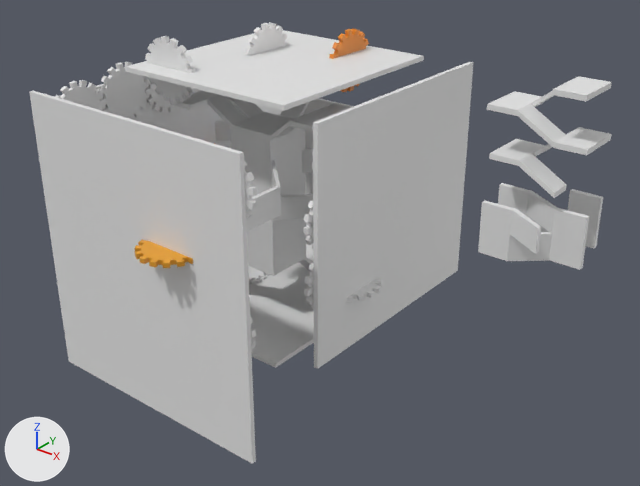
An edit to the Blender file level mock ups/4 directional pillar level .blend, drawn before and after from the same camera.
Both versions are drawn from a 50 mm camera at (158.0, -267.0, 123.0) aimed at (-52.0, -4.0, -40.0). Lighting does not change. The marker at lower left points along +X, +Y and +Z.
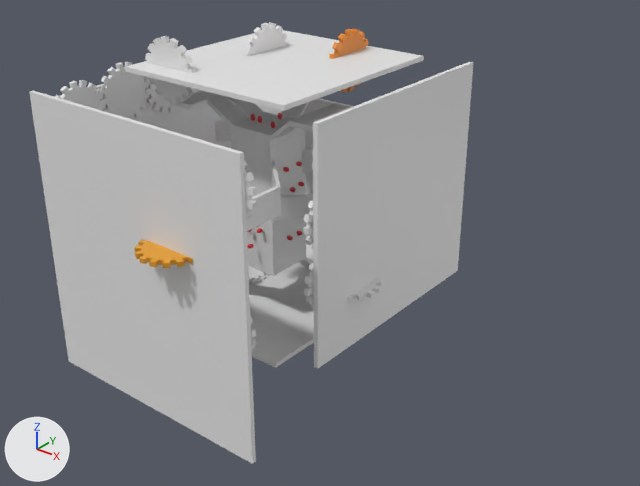
What differs and where, as boxes [x1, y1, x2, y2] in the pictures (640 x 486 px):
'Cube.029', deleted
    before: [549, 208, 589, 270]
'Cube.032', deleted
    before: [478, 200, 513, 261]
'Cube.035', deleted
    before: [568, 189, 603, 249]
'Cube', deleted
    before: [553, 127, 612, 155]
'Cube.006', deleted
    before: [552, 76, 612, 101]
'Cube.007', deleted
    before: [519, 154, 567, 198]
'Cube.036', deleted
    before: [510, 208, 541, 254]
'Cube.001', deleted
    before: [517, 104, 566, 147]
'Cube.031', deleted
    before: [507, 232, 552, 261]
'Cube.003', deleted
    before: [489, 139, 545, 166]
'Cube.030', deleted
    before: [526, 190, 557, 233]
'Cube.004', deleted
    before: [487, 91, 544, 116]
'Cube.033', deleted
    before: [498, 183, 531, 215]
'Cube.005', deleted
    before: [531, 90, 555, 107]
'Cube.002', deleted
    before: [532, 127, 579, 157]
'Cube.034', deleted
    before: [527, 216, 549, 232]
'Enemy.024', added
    after: [270, 121, 275, 128]
'Enemy.012', added
    after: [257, 228, 263, 233]
'Enemy.016', added
    after: [290, 187, 296, 192]
'Enemy.020', added
    after: [283, 167, 289, 172]
'Enemy.014', added
    after: [247, 244, 254, 249]
'Enemy.021', added
    after: [296, 162, 302, 166]
'Enemy.025', added
    after: [278, 113, 282, 119]
'Enemy.015', added
    after: [298, 182, 304, 186]
'Enemy.018', added
    after: [287, 236, 293, 240]

The change, as a diff of the scene's bpy script:
```diff
--- a/level mock ups/4 directional pillar level .blend.py
+++ b/level mock ups/4 directional pillar level .blend.py
@@ ob_cube @@
-ob_cube = bpy.data.objects.new('Cube', me_cube)
@@ ob_cube_001 @@
-ob_cube_001 = bpy.data.objects.new('Cube.001', me_cube_001)
@@ ob_cube_002 @@
-ob_cube_002 = bpy.data.objects.new('Cube.002', me_cube_002)
@@ ob_cube_003 @@
-ob_cube_003 = bpy.data.objects.new('Cube.003', me_cube_003)
@@ ob_cube_004 @@
-ob_cube_004 = bpy.data.objects.new('Cube.004', me_cube_004)
@@ ob_cube_005 @@
-ob_cube_005 = bpy.data.objects.new('Cube.005', me_cube_006)
@@ ob_cube_006 @@
-ob_cube_006 = bpy.data.objects.new('Cube.006', me_cube_007)
@@ ob_cube_007 @@
-ob_cube_007 = bpy.data.objects.new('Cube.007', me_cube_008)
@@ ob_cube_029 @@
-ob_cube_029 = bpy.data.objects.new('Cube.029', me_cube_031)
@@ ob_cube_030 @@
-ob_cube_030 = bpy.data.objects.new('Cube.030', me_cube_032)
@@ ob_cube_031 @@
-ob_cube_031 = bpy.data.objects.new('Cube.031', me_cube_033)
@@ ob_cube_032 @@
-ob_cube_032 = bpy.data.objects.new('Cube.032', me_cube_034)
@@ ob_cube_033 @@
-ob_cube_033 = bpy.data.objects.new('Cube.033', me_cube_035)
@@ ob_cube_034 @@
-ob_cube_034 = bpy.data.objects.new('Cube.034', me_cube_036)
@@ ob_cube_035 @@
-ob_cube_035 = bpy.data.objects.new('Cube.035', me_cube_037)
@@ ob_cube_036 @@
-ob_cube_036 = bpy.data.objects.new('Cube.036', me_cube_038)
@@ ob_enemy_025 @@
+ob_enemy_025 = bpy.data.objects.new('Enemy.025', me_sphere_027)  # a UV sphere (32 segments, 16 rings, poles along z) spanning x -1.0..1.0, y -1.0..1.0, z -1.0..1.0; in mat_material_009 (red #e73c44)
+ob_enemy_025.location = (-81.4, 5.7, 7.3)
+ob_enemy_025.rotation_euler = (0.185, -0.149, 0.909)  # degrees (11, -8.5, 52)
+ob_enemy_025.scale = (1.0, 1.0, 1.54)
@@ ob_enemy_024 @@
+ob_enemy_024 = bpy.data.objects.new('Enemy.024', me_sphere_026)  # a UV sphere (32 segments, 16 rings, poles along z) spanning x -1.0..1.0, y -1.0..1.0, z -1.0..1.0; in mat_material_009 (red #e73c44)
+ob_enemy_024.location = (-77.1, -3.9, 6.7)
+ob_enemy_024.rotation_euler = (0.185, -0.149, 0.909)  # degrees (11, -8.5, 52)
+ob_enemy_024.scale = (1.0, 1.0, 1.54)
@@ ob_enemy_021 @@
+ob_enemy_021 = bpy.data.objects.new('Enemy.021', me_sphere_023)  # a UV sphere (32 segments, 16 rings, poles along z) spanning x -1.0..1.0, y -1.0..1.0, z -1.0..1.0; in mat_material_009 (red #e73c44)
+ob_enemy_021.location = (-70.4, 4.7, -11.5)
+ob_enemy_021.rotation_euler = (-1.644, -0.662, 1.534)  # degrees (-94, -38, 88)
+ob_enemy_021.scale = (1.0, 1.0, 1.54)
@@ ob_enemy_020 @@
+ob_enemy_020 = bpy.data.objects.new('Enemy.020', me_sphere_022)  # a UV sphere (32 segments, 16 rings, poles along z) spanning x -1.0..1.0, y -1.0..1.0, z -1.0..1.0; in mat_material_009 (red #e73c44)
+ob_enemy_020.location = (-70.5, -3.5, -11.5)
+ob_enemy_020.rotation_euler = (-1.644, -0.662, 1.534)  # degrees (-94, -38, 88)
+ob_enemy_020.scale = (1.0, 1.0, 1.54)
@@ ob_enemy_018 @@
+ob_enemy_018 = bpy.data.objects.new('Enemy.018', me_sphere_020)  # a UV sphere (32 segments, 16 rings, poles along z) spanning x -1.0..1.0, y -1.0..1.0, z -1.0..1.0; in mat_material_009 (red #e73c44)
+ob_enemy_018.location = (-70.6, -1.8, -43.9)
+ob_enemy_018.rotation_euler = (-1.644, -0.662, 1.534)  # degrees (-94, -38, 88)
+ob_enemy_018.scale = (1.0, 1.0, 1.54)
@@ ob_enemy_016 @@
+ob_enemy_016 = bpy.data.objects.new('Enemy.016', me_sphere_018)  # a UV sphere (32 segments, 16 rings, poles along z) spanning x -1.0..1.0, y -1.0..1.0, z -1.0..1.0; in mat_material_009 (red #e73c44)
+ob_enemy_016.location = (-70.7, 0.6, -21.9)
+ob_enemy_016.rotation_euler = (-1.644, -0.662, 1.534)  # degrees (-94, -38, 88)
+ob_enemy_016.scale = (1.0, 1.0, 1.54)
@@ ob_enemy_015 @@
+ob_enemy_015 = bpy.data.objects.new('Enemy.015', me_sphere_017)  # a UV sphere (32 segments, 16 rings, poles along z) spanning x -1.0..1.0, y -1.0..1.0, z -1.0..1.0; in mat_material_009 (red #e73c44)
+ob_enemy_015.location = (-70.7, 6.4, -21.3)
+ob_enemy_015.rotation_euler = (-1.644, -0.662, 1.534)  # degrees (-94, -38, 88)
+ob_enemy_015.scale = (1.0, 1.0, 1.54)
@@ ob_enemy_014 @@
+ob_enemy_014 = bpy.data.objects.new('Enemy.014', me_sphere_016)  # a UV sphere (32 segments, 16 rings, poles along z) spanning x -1.0..1.0, y -1.0..1.0, z -1.0..1.0; in mat_material_009 (red #e73c44)
+ob_enemy_014.location = (-82.2, -14.6, -46.6)
+ob_enemy_014.rotation_euler = (-1.644, -0.662, -0.132)  # degrees (-94, -38, -7.6)
+ob_enemy_014.scale = (1.0, 1.0, 1.54)
@@ ob_enemy_012 @@
+ob_enemy_012 = bpy.data.objects.new('Enemy.012', me_sphere_014)  # a UV sphere (32 segments, 16 rings, poles along z) spanning x -1.0..1.0, y -1.0..1.0, z -1.0..1.0; in mat_material_009 (red #e73c44)
+ob_enemy_012.location = (-78.0, -13.1, -38.4)
+ob_enemy_012.rotation_euler = (-1.644, -0.662, -0.132)  # degrees (-94, -38, -7.6)
+ob_enemy_012.scale = (1.0, 1.0, 1.54)
```
